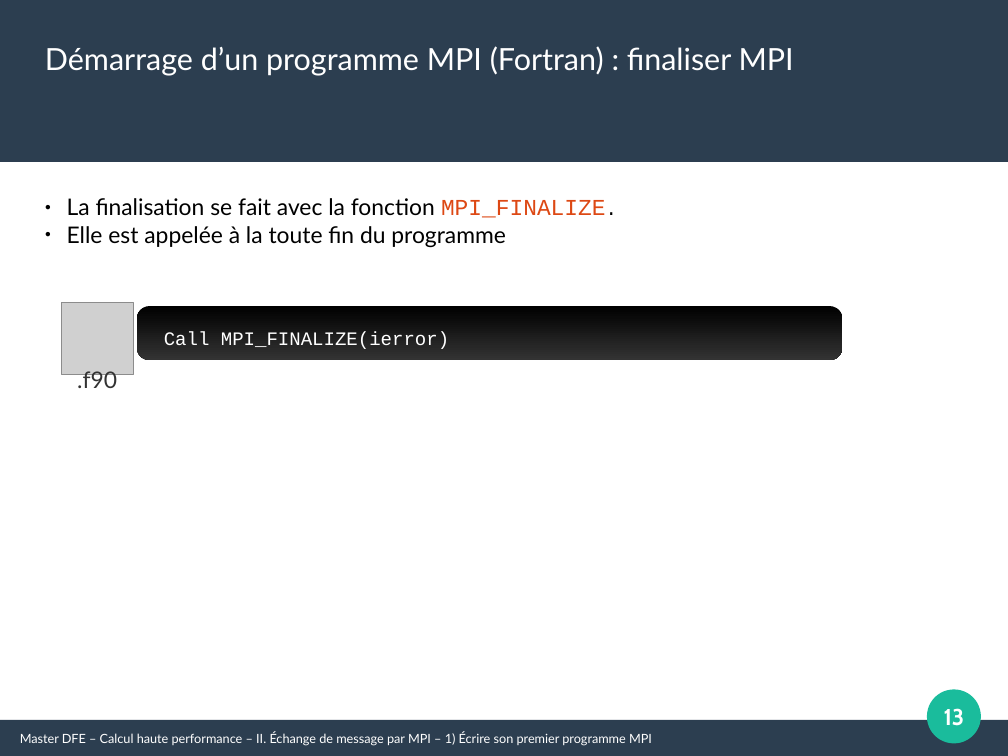
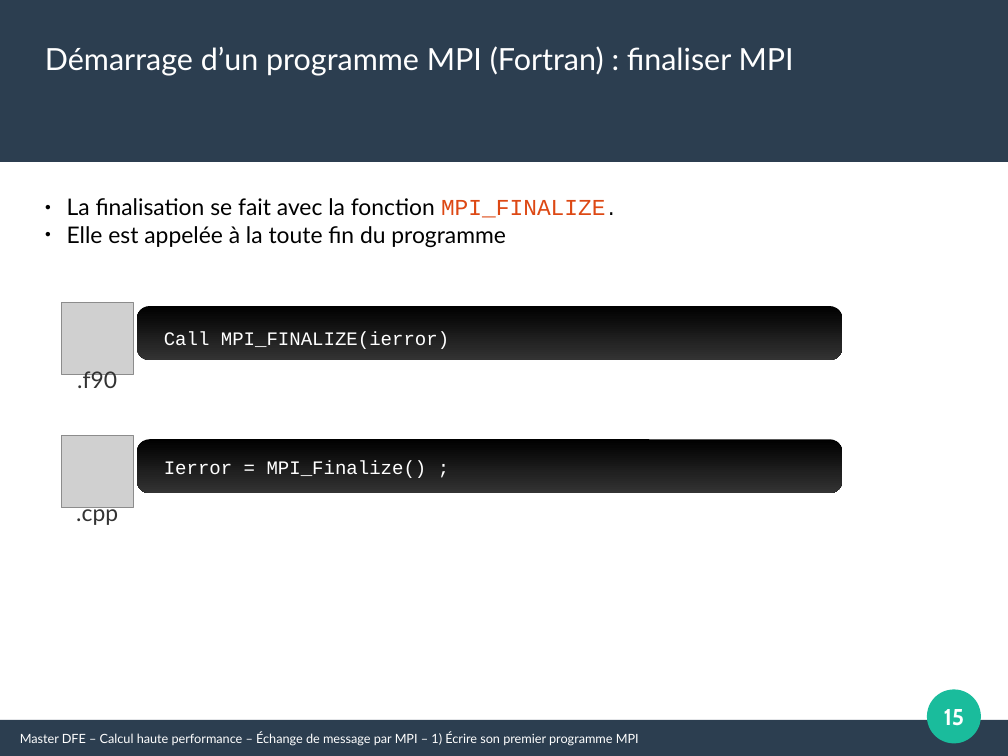
Before and after one commit to Maison-de-la-Simulation/HPC-DFE-Paris-Saclay, a slide deck: slide 15 of support/MPI.odp (slide 13 before the commit). Drawn at 1008x756 pixels with LibreOffice and Linux fonts; fonts in the diff are those of the drawing; grey boxes stand for pictures. Boxes give left, top, right and bottom in pixels: in the first picture for what was removed or moved away, otherwise in the second. Text is boxed around its words. In the diff, an @@ line names an element or a change of style, - is before the commit and + after.

```diff
--- a/support/MPI.odp
+++ b/support/MPI.odp
@@ picture added at <box>61,435,134,508</box> @@
@@ rounded rectangle added at <box>137,439,843,493</box>, fill gradient #000000 to #333333 @@
@@ text added at <box>164,461,427,478</box>, 15 pt, text #FFFFFF @@
+Ierror = MPI_Finalize() ;
@@ text added at <box>76,507,118,525</box>, 18 pt, text #333333 @@
+.cpp
@@ page number at <box>944,709,965,726</box>: text changed @@
-13
+15
@@ text at <box>20,732,639,746</box>: text changed @@
-Master DFE – Calcul haute performance – II. Échange de message par MPI – 1) Écrire son premier programme MPI
+Master DFE – Calcul haute performance – Échange de message par MPI – 1) Écrire son premier programme MPI
```
Also in this commit, not shown: 28 other slides changed, 7 slides added, 1 slide removed, 2 other files.
